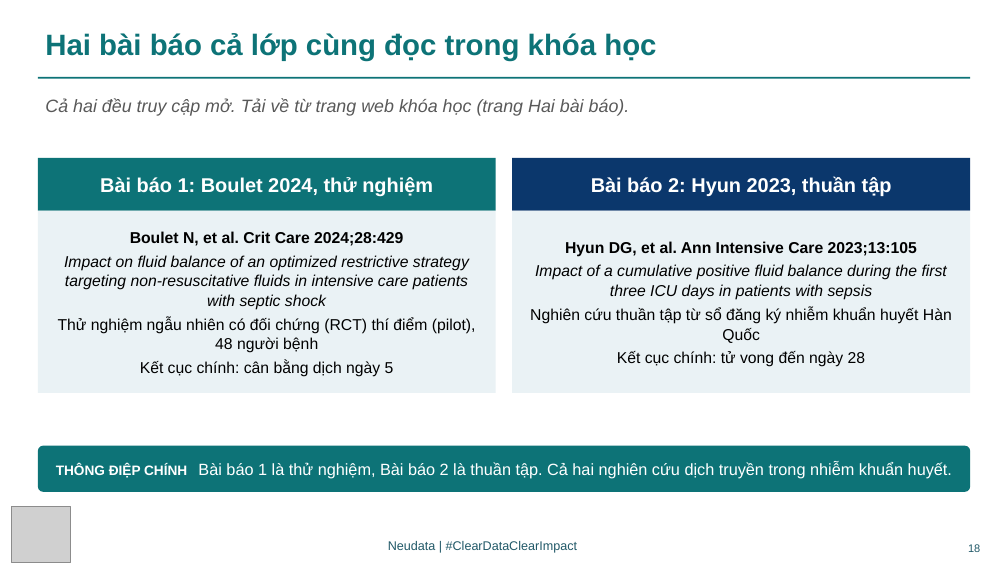
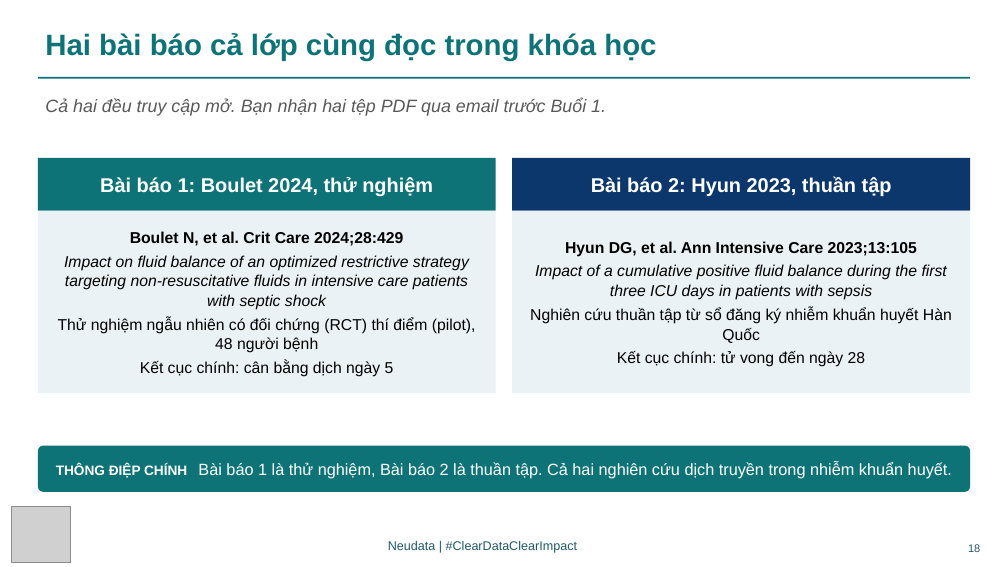
Before and after one commit to neu-data/FoundationsofClinicalResearch, a slide deck: slide 18 of vi/files/slides/Session_1_VN.pptx. Drawn at 1008x567 pixels with LibreOffice and Linux fonts; fonts in the diff are those of the drawing; grey boxes stand for pictures. Boxes give left, top, right and bottom in pixels: in the first picture for what was removed or moved away, otherwise in the second. Text is boxed around its words. In the diff, an @@ line names an element or a change of style, - is before the commit and + after.

```diff
--- a/vi/files/slides/Session_1_VN.pptx
+++ b/vi/files/slides/Session_1_VN.pptx
@@ text at (x1=45, y1=98, x2=606, y2=116): text changed @@
-Cả hai đều truy cập mở. Tải về từ trang web khóa học (trang Hai bài báo).
+Cả hai đều truy cập mở. Bạn nhận hai tệp PDF qua email trước Buổi 1.
```
Also in this commit, not shown: 1 slide added, 41 other files.
